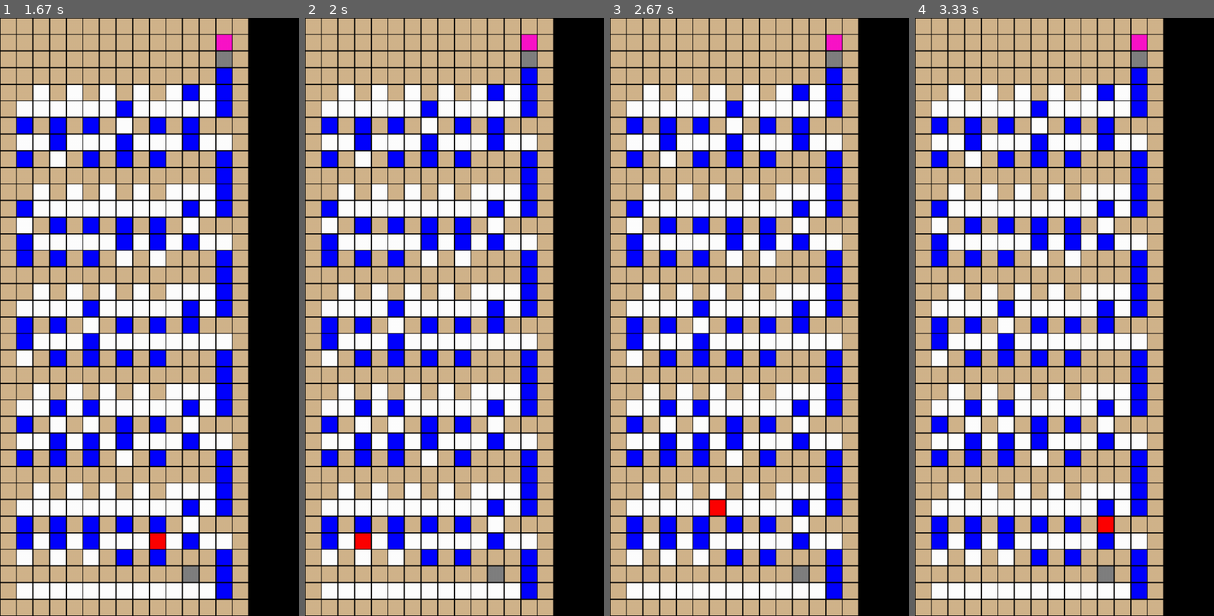
Above: before the commit, frames 1-4 (left to right).
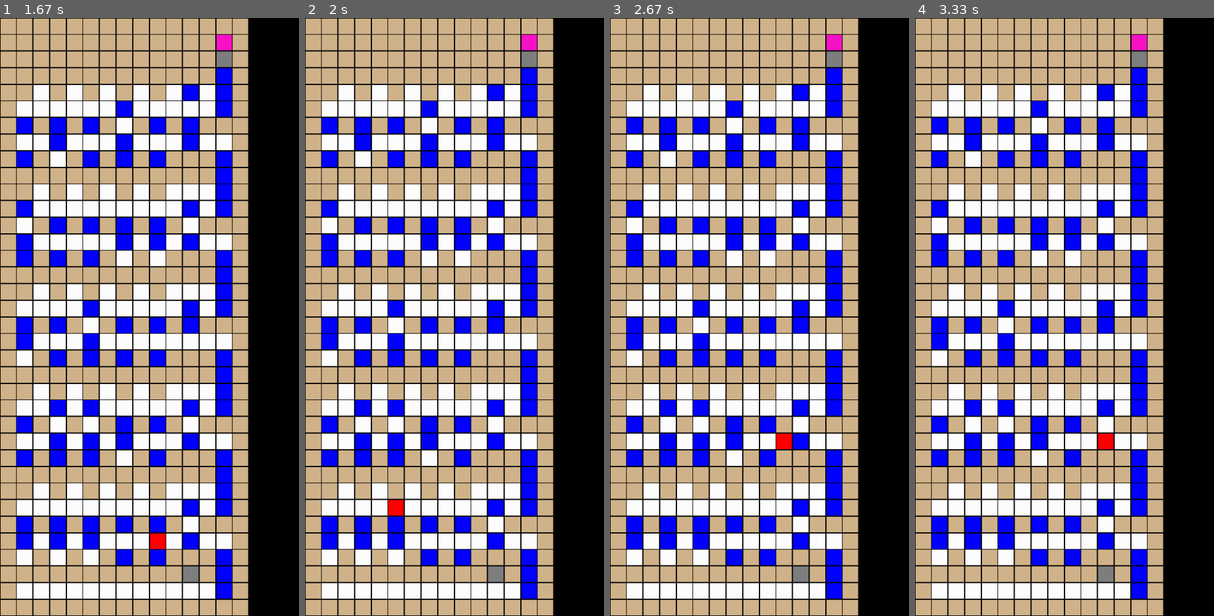
Above: after the commit, the same moments.

Repository: KirbyG/np-gravity-arcade
Game: pygame game, started from popils.py
Two runs of this game, one before a commit and one after it. Both use one fixed random seed, a clock stepped at 60 frames per second and the inputs below.
Inputs:
- Up to frame 1 (1.67 s): tap A at 0.33 s; hold Right 0.67-1.13 s; hold Up 1.17-1.47 s
- Up to frame 2 (2 s): no input
- Up to frame 3 (2.67 s): hold Left 2-2.53 s; hold Down from 2.57 s (still down)
- Up to frame 4 (3.33 s): release Down at 2.87 s; hold Left 2.9-3.3 s; tap A at 3.05 s

Frame 1 is identical in both runs. In frame 2, 0.3% of the frame differs, in the area x 16-34%, y 80-89%; in frame 3, 0.3%; in frame 4, 0.3%.

Commit message:
Implement little follow-up fixes

Diff:
--- a/popils.py
+++ b/popils.py
@@ -5,7 +5,6 @@
 
 
 # ----- Function definitions -----
-# TODO 3sat to game state conversion function
 def initSpecialAreas():
     playerRow = playerCol = 1
     assignmentRow = 2
@@ -118,7 +117,7 @@
     for row in range(min_row, max_row + 1):
         for col in range(min_col, max_col + 1):
             pygame.draw.rect(screen, state[row][col],
-                             [col * BLOCK + 1, (ROWS - row - 1) * BLOCK + 1, BLOCK - 1, BLOCK - 1])
+                             [col * BLOCK_DIM + 1, (ROWS - row - 1) * BLOCK_DIM + 1, BLOCK_DIM - 1, BLOCK_DIM - 1])
     pygame.display.update()
 
 
@@ -128,7 +127,7 @@
         # Create a rect for each block according to its saved state/color
         for col in range(COLS):
             pygame.draw.rect(screen, state[ROWS - row - 1][col],
-                             [col * BLOCK + 1, row * BLOCK + 1, BLOCK - 1, BLOCK - 1])
+                             [col * BLOCK_DIM + 1, row * BLOCK_DIM + 1, BLOCK_DIM - 1, BLOCK_DIM - 1])
     pygame.display.flip()  # Update visual surface (i.e. the entire display)
 
 
@@ -176,7 +175,6 @@
 
 clock = pygame.time.Clock()
 window_size = [WINDOW_WIDTH, WINDOW_HEIGHT]
-block_size = 50  # in px TODO dynamic block sizing
 
 # Initialize drawing surface
 screen = pygame.display.set_mode(window_size)
@@ -189,7 +187,7 @@
 NUM_VARS = max([abs(el) for el in array_form])
 ROWS = 6 * (NUM_TUPLES + 1)
 COLS = 3 + 2 * NUM_VARS
-BLOCK = min(WINDOW_HEIGHT / ROWS, WINDOW_WIDTH / COLS)
+BLOCK_DIM = min(WINDOW_HEIGHT / ROWS, WINDOW_WIDTH / COLS)
 
 # Set up variables
 row_pointer = 3
@@ -213,7 +211,7 @@
 
 draw(0, ROWS - 1, 0, COLS - 1)
 
-while done is False:
+while not done:
     if autosolve > -1:
         force(solution[autosolve])
         autosolve = autosolve + 1
@@ -250,7 +248,7 @@
                     if passes(temp, parsed_guess):
                         satisfied = True
                         parsed_guess
-                if satisfied is False:
+                if not satisfied:
                     solve = False
                     break
             if solve:
@@ -269,7 +267,7 @@
                 solution.append(UP)
                 solution.append(UP)
                 solution.append(UP)
-                shuffle = 2 * (11 - max([abs(nested_form[tuple][var])
+                shuffle = 2 * (NUM_VARS + 1 - max([abs(nested_form[tuple][var])
                                for var in range(3) if passes(nested_form[tuple][var], good_guess)]))
                 for i in range(shuffle):
                     solution.append(LEFT)
Not shown, changed: README.md
